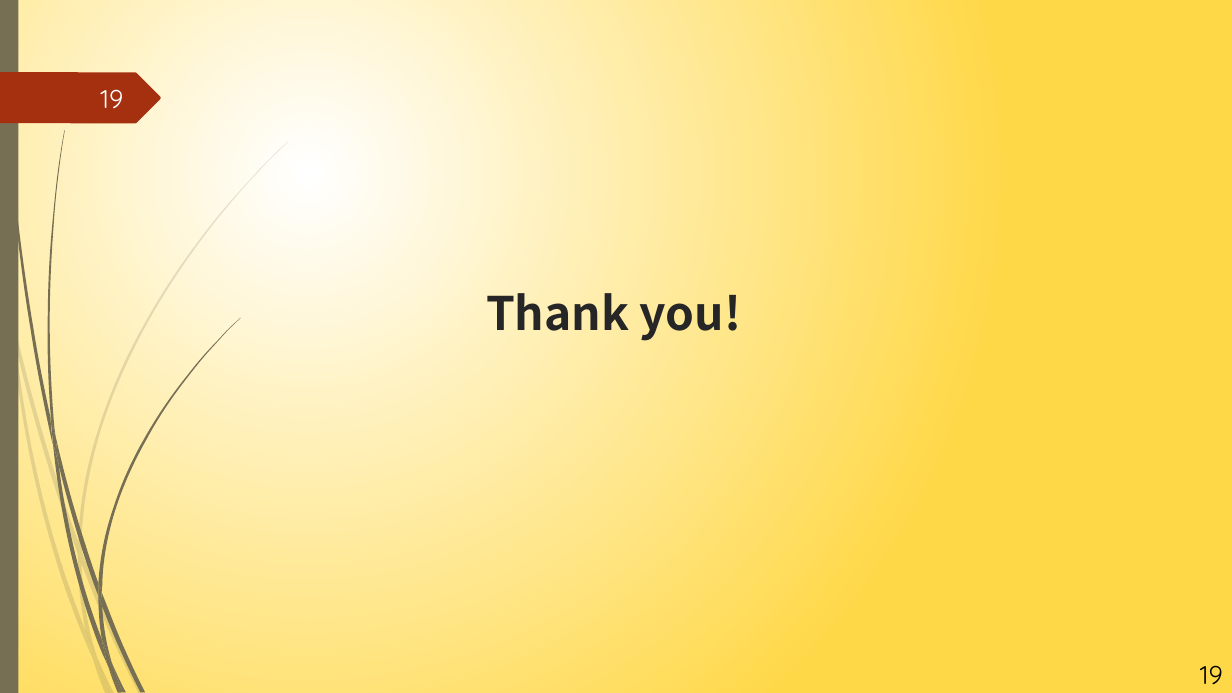
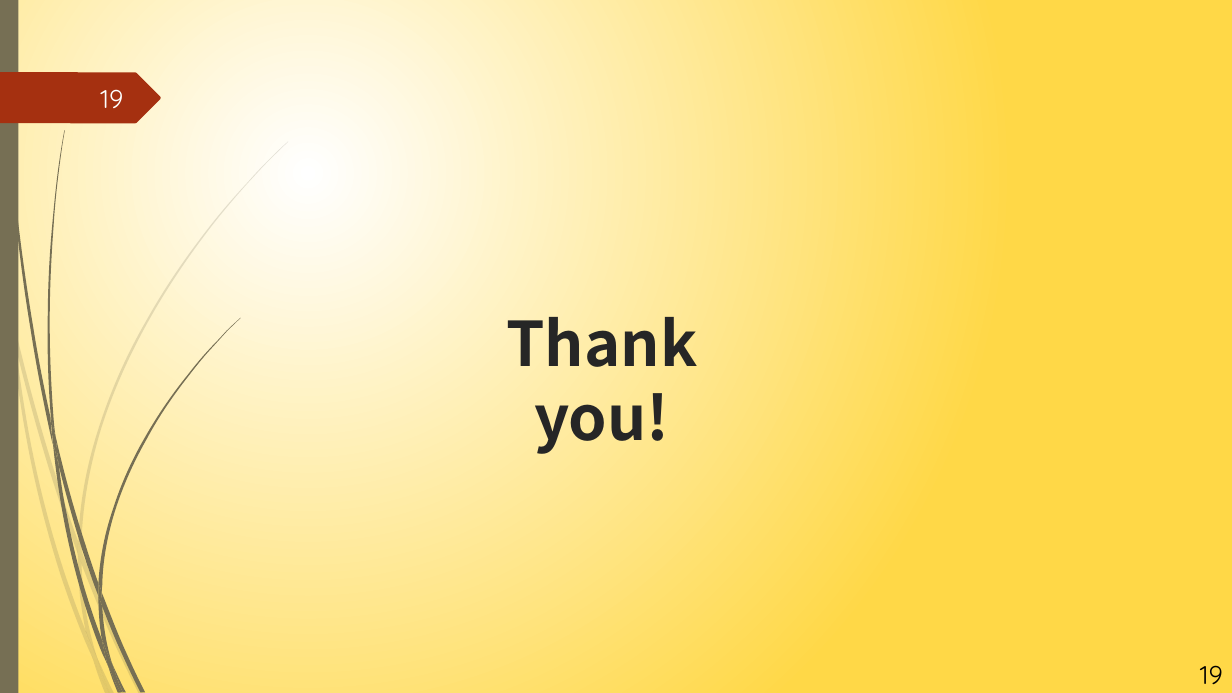
Before and after one commit to NIUWCSP/OTSM, a slide deck: slide 19 of report/以SDR實現OTSM通訊技術.pptx. Drawn at 1232x693 pixels with LibreOffice and Linux fonts; fonts in the diff are those of the drawing. Boxes give left, top, right and bottom in pixels: in the first picture for what was removed or moved away, otherwise in the second. Text is boxed around its words. In the diff, an @@ line names an element or a change of style, - is before the commit and + after.

```diff
--- a/report/以SDR實現OTSM通訊技術.pptx
+++ b/report/以SDR實現OTSM通訊技術.pptx
@@ title "Thank you!": place and size @@
-title "Thank you!" at box(486, 293, 742, 341)
+title "Thank you!" at box(506, 317, 697, 454)
@@ title "Thank you!" at box(506, 317, 697, 454): size 36 to 48 pt @@
```
Also in this commit, not shown: 2 other slides changed.
